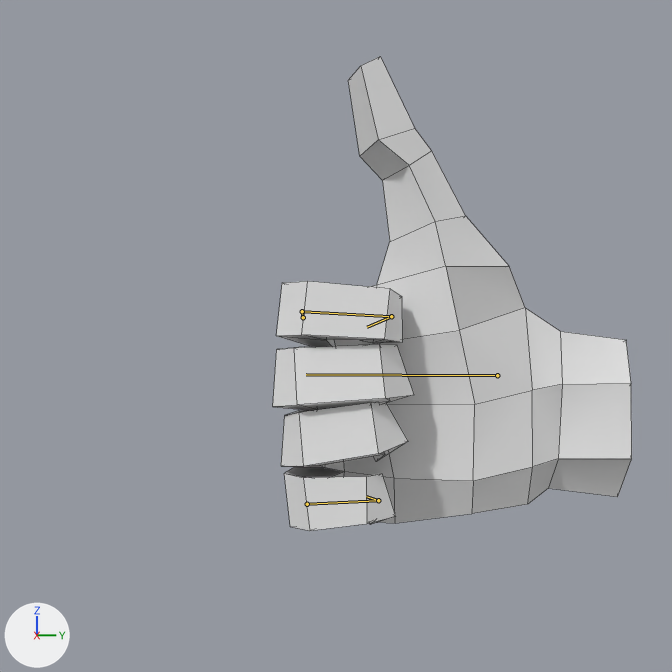
Renders of the Blender file Assets/Prefabs/Hands/VRHand.blend from each side of a commit.
Before and after are seen from the file's camera 'Camera'. Every picture has the same lights, and +X, +Y and +Z are marked at lower left. Both versions are drawn at frame 80 of the action 'metarig.003Action.001'; the numbers are the values there. The bones that change are drawn over the model as lines. Mesh edges are drawn as thin lines.

In view in the first picture: 'Hand.003'.
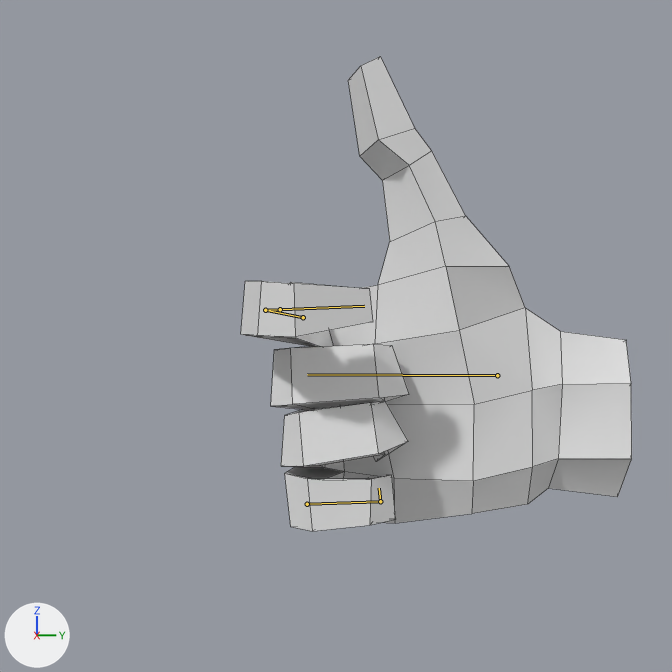
The edits, one by one:
Bone 'f_index.01.R' (bone_f_index_01_r) turns from (83, 5, -1) to (59, 5, -1) degrees about its own x, y and z.
Bone 'f_index.02.R' (bone_f_index_02_r) turns from (-10, -1, 8) to (-29, -1, 8) degrees about its own x, y and z.
Bone 'f_index.03.R' (bone_f_index_03_r) turns from (32, -2, 6) to (40, 2, -5) degrees about its own x, y and z.
Bone 'palm.02.R' (bone_palm_02_r) turns from (0, 0, 0) to (-3, 0, 0) degrees about its own x, y and z.
Bone 'f_pinky.02.R' (bone_f_pinky_02_r) turns from (-10, -3, -5) to (0, 0, 0) degrees about its own x, y and z.
Bone 'f_pinky.03.R' (bone_f_pinky_03_r) turns from (31, -6, 11) to (0, 0, 0) degrees about its own x, y and z.

What differs and where, as boxes [x1, y1, x2, y2] in the pictures (672 x 672 px):
'Hand.003', posed (9% wider): before [273, 57, 632, 531]; after [241, 57, 632, 531]
bone 'f_index.01.R', root to tip: before (303, 317) to (302, 311); after (303, 317) to (265, 310)
bone 'f_index.02.R', root to tip: before (302, 311) to (391, 316); after (265, 310) to (280, 309)
bone 'f_index.03.R', root to tip: before (391, 316) to (367, 327); after (280, 309) to (364, 306)
bone 'palm.02.R', root to tip: before (497, 375) to (306, 374); after (497, 375) to (307, 374)
bone 'f_pinky.02.R', root to tip: before (307, 504) to (378, 500); after (307, 504) to (380, 501)
bone 'f_pinky.03.R', root to tip: before (378, 500) to (366, 496); after (380, 501) to (379, 488)
